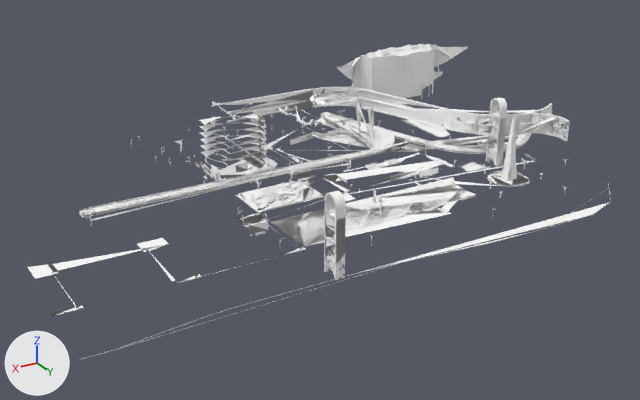
An edit to the glTF model models/street_island2_05.glb, drawn before and after from the same camera.
One viewpoint serves both versions: a 50 mm lens placed at (-158.0, 953.0, 280.0), pointed at (-511.0, 365.0, -14.0). The lights are fixed; the arrows at lower left show +X, +Y and +Z. The older version comes first.

In view in the first picture: 'seg_1015', 'seg_364', 'seg_366', 'seg_395', 'seg_399', 'seg_424', 'seg_428', 'seg_788', 'seg_820', 'seg_933', 'seg_960', 'seg_962', 'seg_997' and 33 more.
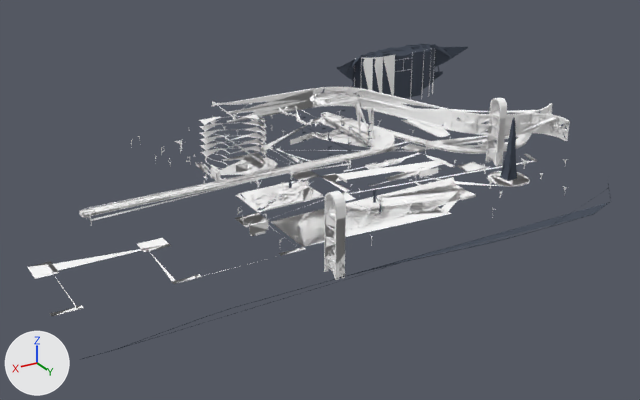
The edits, one by one:
Material '__dark' (mat_dark) is new.
Its base color is (0.055, 0.07, 0.1) (greyish blue #424b59).
Its roughness is 1.0.
me_seg_933 has 154 vertices, 382 faces and spans x -789.0..-621.0, y 198.0..215.0, z 5.0..60.0.
me_seg_933 no longer uses material mat_gc_footprint_std_net_t_bakegroup_island2_landmarks0_2x (white #ffffff).
me_seg_933 gains material mat_dark (greyish blue #424b59).
me_seg_997 has 88 vertices, 162 faces and spans x -652.8..-643.0, y 437.9..447.7, z 4.2..57.5.
me_seg_997 no longer uses material mat_gc_z1_props_street_alpha_bakegroup_island2_landmarks0_2x (white #ffffff).
me_seg_997 gains material mat_dark (greyish blue #424b59).
me_seg_1015 has 26 vertices, 37 faces and spans x -728.0..-260.0, y 477.0..527.0, z 0.0..1.0.
me_seg_1015 no longer uses material mat_gc_z1_props_street_alpha_bakegroup_island2_roads0_2x (white #ffffff).
me_seg_1015 gains material mat_dark (greyish blue #424b59).

Where the change shows, as pixel boxes [x1, y1, x2, y2] in the pictures (640 x 400 px):
'seg_933', recoloured (darker)
    both: [337, 44, 468, 98]
'seg_1015', recoloured
    both: [79, 184, 611, 360]
'seg_997', recoloured (white to greyish blue)
    both: [500, 118, 517, 181]
